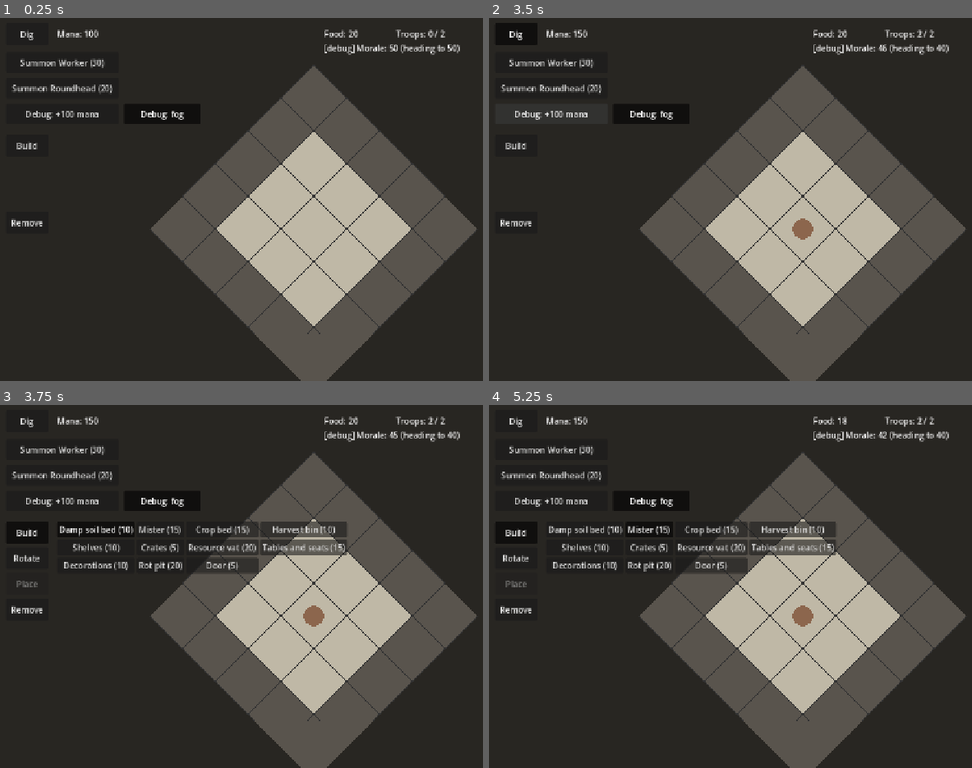
Above: before the commit, frames 1-4 (two rows, left to right).
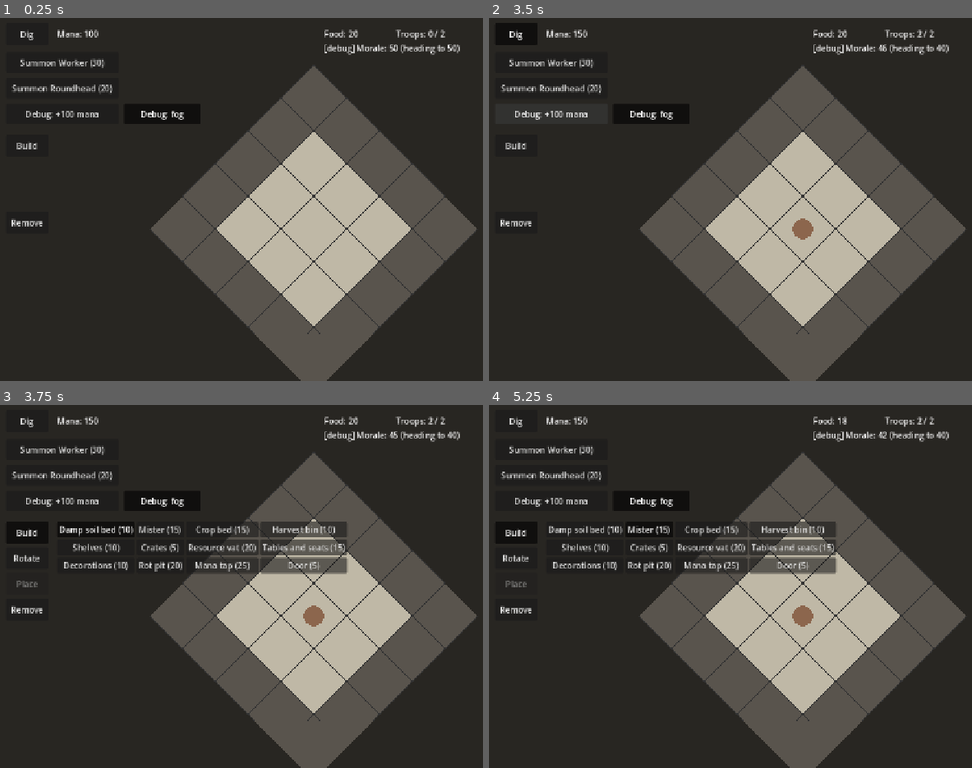
Above: after the commit, the same moments.

Repository: SirSizzle24/mazelord
Game: Godot game, scene res://Scenes/main.tscn
Two runs of this game, one before a commit and one after it. Both use one fixed random seed, a clock stepped at 60 frames per second and the inputs below.
Inputs:
- Up to frame 1 (0.25 s): no input
- Up to frame 2 (3.5 s): click "Dig" at 0.5 s; click "Summon Worker (30)" at 1.25 s; click "Summon Roundhead (20)" at 2 s; click "Debug: +100 mana" at 2.75 s
- Up to frame 3 (3.75 s): click "Build" at 3.5 s
- Up to frame 4 (5.25 s): click "Damp soil bed (10)" at 4.25 s; click "Mister (15)" at 5 s

Frames 1-2 are identical in both runs. In frame 3, 0.9% of the frame differs, in the area x 40-73%, y 41-47%; in frame 4, 0.9%.

Commit message:
Mana deposits tapped in rooms with doors; monster lair markers

Diff:
--- a/scripts/build_controller.gd
+++ b/scripts/build_controller.gd
@@ -104,15 +104,15 @@
 		place_button.disabled = true
 		return
 	var item: Dictionary = dungeon.FURNISHINGS[selected_id]
-	var fits: bool = grid.can_place(preview_tile, _current_size())
+	var fits: bool = grid.can_place(preview_tile, _current_size(), item.get("needs_deposit", false))
 	grid.set_preview(preview_tile, _current_size(), item["color"], fits)
 	place_button.disabled = not (fits and dungeon.mana >= item["cost"])
 
 
 func _on_place_pressed() -> void:
 	var item: Dictionary = dungeon.FURNISHINGS[selected_id]
-	if not grid.can_place(preview_tile, _current_size()):
-		return  # not all floor, or something's already there
+	if not grid.can_place(preview_tile, _current_size(), item.get("needs_deposit", false)):
+		return  # not all floor, something's already there, or it needs a deposit
 	if not dungeon.try_spend(item["cost"]):
 		return  # can't afford it
 	grid.place_blueprint(selected_id, preview_tile, _current_size(), item["color"], item.get("blocks", true), rotation_steps)
--- a/scripts/dungeon.gd
+++ b/scripts/dungeon.gd
@@ -22,6 +22,8 @@
 	"tables": {"name": "Tables and seats", "size": Vector2i(2, 2), "cost": 15, "color": Color(0.70, 0.45, 0.30)},
 	"decorations": {"name": "Decorations", "size": Vector2i(1, 1), "cost": 10, "color": Color(0.85, 0.40, 0.60)},
 	"rot_pit": {"name": "Rot pit", "size": Vector2i(2, 2), "cost": 20, "color": Color(0.30, 0.35, 0.20)},
+	"mana_tap": {"name": "Mana tap", "size": Vector2i(1, 1), "cost": 25, "color": Color(0.55, 0.85, 1.0),
+		"needs_deposit": true},
 	"door": {"name": "Door", "size": Vector2i(1, 1), "cost": 5, "color": Color(0.50, 0.30, 0.15), "blocks": false},
 }
 
@@ -41,6 +43,8 @@
 const FARM_INTERVAL := 10.0  # seconds between harvests
 const FOOD_PER_CROP_BED := 1  # food each crop bed in a farm adds per harvest
 const EAT_INTERVAL := 20.0  # seconds between meals; each troop eats 1 food per meal
+const MANA_INTERVAL := 5.0  # seconds between mana harvests from taps
+const MANA_PER_TAP := 2  # mana each working tap adds per harvest
 
 # Morale settles toward a target set by the dungeon; events push it away, and it drifts back.
 # All placeholders to tune.
@@ -65,6 +69,7 @@
 var food := 20
 var morale := BASE_MORALE
 var farm_timer := 0.0
+var mana_timer := 0.0
 # Meals start out of step with harvests, so the two never land on the same frame and hide each other
 # on the food display (troops seemed to stop eating when a harvest cancelled out a meal).
 var eat_timer := EAT_INTERVAL - FARM_INTERVAL / 2.0
@@ -79,6 +84,13 @@
 		var grown: int = rooms.count_items("farm", "crop_bed") * FOOD_PER_CROP_BED
 		if grown > 0:
 			add_food(grown)
+
+	mana_timer += delta
+	if mana_timer >= MANA_INTERVAL:
+		mana_timer -= MANA_INTERVAL
+		var tapped: int = rooms.count_working_taps() * MANA_PER_TAP
+		if tapped > 0:
+			add_mana(tapped)
 
 	eat_timer += delta
 	if eat_timer >= EAT_INTERVAL:
--- a/scripts/grid.gd
+++ b/scripts/grid.gd
@@ -17,6 +17,8 @@
 const FLOOR_COLOR := Color(0.75, 0.72, 0.65)
 const LINE_COLOR := Color(0.2, 0.2, 0.2)
 const MARKED_COLOR := Color(0.55, 0.38, 0.25)  # rock marked for digging
+const DEPOSIT_COLOR := Color(0.30, 0.75, 0.95)  # a mana deposit, in rock or on open floor
+const LAIR_COLOR := Color(0.80, 0.15, 0.15)  # a monster lair (a marker until combat exists)
 
 # Cave generation. The map is new every game; each run prints its seed so a map can be replayed.
 const FIXED_SEED := 0  # set to a printed seed to get that exact map again (0 = new map every run)
@@ -25,6 +27,10 @@
 const MIN_POCKET := 6  # caves smaller than this many tiles are filled in as rock
 const START_CENTER := Vector2i(30, 30)
 const SAFE_RADIUS := 7  # solid rock kept around the start, so the first passage takes some digging
+const DEPOSIT_COUNT := 8  # mana deposits scattered through caves and rock
+const LAIR_COUNT := 3  # monster lairs, placed only in larger caves
+const LAIR_MIN_CAVE := 25  # caves smaller than this many tiles don't get lairs
+const FEATURE_MIN_DISTANCE := 12  # deposits and lairs stay at least this far from the start
 
 const BUILD_TIME := 2.0  # seconds of work to build a furnishing
 const SOLID_AT := 0.5  # fraction built at which a blocking furnishing starts blocking movement
@@ -37,6 +43,8 @@
 var furnishings: Array = []  # each one: {"id", "origin", "size", "color", "blocks", "progress", "solid", "built"}
 var occupied: Dictionary = {}  # tile -> the furnishing covering it
 var claimed: Dictionary = {}  # job tile -> the worker doing it, so two workers don't take the same job
+var deposits: Dictionary = {}  # mana deposit tiles (used as a set)
+var lairs: Dictionary = {}  # monster lair tiles (used as a set)
 var starting_room: Array[Vector2i] = []  # the pre-dug room's tiles; the fog keeps it lit
 var preview: Dictionary = {}  # the item about to be placed: {"origin", "size", "color", "valid"}, or empty
 var nav_region := NavigationRegion2D.new()  # holds the walkable shape for units
@@ -99,8 +107,9 @@
 			if Vector2i(x, y).distance_to(START_CENTER) <= SAFE_RADIUS:
 				tiles[x][y] = Tile.ROCK
 
-	# 4. Fill in caves too small to matter.
+	# 4. Fill in caves too small to matter, and keep the rest for placing lairs.
 	var seen: Dictionary = {}
+	var big_caves: Array = []
 	for x in GRID_WIDTH:
 		for y in GRID_HEIGHT:
 			var start := Vector2i(x, y)
@@ -110,6 +119,26 @@
 			if cave.size() < MIN_POCKET:
 				for tile in cave:
 					tiles[tile.x][tile.y] = Tile.ROCK
+			elif cave.size() >= LAIR_MIN_CAVE:
+				big_caves.append(cave)
+
+	# 5. Mana deposits anywhere away from the start, in caves or in the rock.
+	while deposits.size() < DEPOSIT_COUNT:
+		var tile := Vector2i(rng.randi_range(1, GRID_WIDTH - 2), rng.randi_range(1, GRID_HEIGHT - 2))
+		if tile.distance_to(START_CENTER) >= FEATURE_MIN_DISTANCE:
+			deposits[tile] = true
+
+	# 6. Monster lairs on open floor in the larger caves, one cave each where possible.
+	var tries := 0
+	while lairs.size() < LAIR_COUNT and not big_caves.is_empty() and tries < 200:
+		tries += 1  # a safety limit, in case no spot fits
+		var cave: Array = big_caves[rng.randi_range(0, big_caves.size() - 1)]
+		var tile: Vector2i = cave[rng.randi_range(0, cave.size() - 1)]
+		if tile.distance_to(START_CENTER) >= FEATURE_MIN_DISTANCE and not deposits.has(tile):
+			lairs[tile] = true
+			if big_caves.size() > LAIR_COUNT - lairs.size():
+				big_caves.erase(cave)  # spread lairs across caves while there are enough caves
+
 	nav_dirty = true
 
 
@@ -195,9 +224,12 @@
 
 
 ## True if every tile under the footprint is open floor with nothing on it.
-func can_place(origin: Vector2i, size: Vector2i) -> bool:
+## needs_deposit is for items like the mana tap, which can only stand on a mana deposit.
+func can_place(origin: Vector2i, size: Vector2i, needs_deposit: bool = false) -> bool:
 	for tile in footprint(origin, size):
 		if not is_floor(tile) or occupied.has(tile):
+			return false
+		if needs_deposit and not deposits.has(tile):
 			return false
 	return true
 
@@ -360,12 +392,7 @@
 	for x in GRID_WIDTH:
 		for y in GRID_HEIGHT:
 			var shape := diamond(Vector2i(x, y))
-			var color: Color = FLOOR_COLOR
-			if marked.has(Vector2i(x, y)):
-				color = MARKED_COLOR
-			elif tiles[x][y] == Tile.ROCK:
-				color = ROCK_COLOR
-			draw_colored_polygon(shape, color)
+			draw_colored_polygon(shape, _ground_color(Vector2i(x, y)))
 
 			var outline := shape.duplicate()
 			outline.append(shape[0])  # back to the first corner to close the shape
@@ -392,8 +419,17 @@
 func tile_color(tile: Vector2i) -> Color:
 	if occupied.has(tile) and occupied[tile]["built"]:
 		return occupied[tile]["color"]
+	return _ground_color(tile)
+
+
+## The color of the ground itself: marks first, then deposits and lairs, then rock or floor.
+func _ground_color(tile: Vector2i) -> Color:
 	if marked.has(tile):
 		return MARKED_COLOR
+	if deposits.has(tile):
+		return DEPOSIT_COLOR if tiles[tile.x][tile.y] == Tile.FLOOR else DEPOSIT_COLOR.darkened(0.35)
+	if lairs.has(tile):
+		return LAIR_COLOR
 	if tiles[tile.x][tile.y] == Tile.ROCK:
 		return ROCK_COLOR
 	return FLOOR_COLOR
--- a/scripts/rooms.gd
+++ b/scripts/rooms.gd
@@ -7,7 +7,7 @@
 @export var camera: Camera2D
 @export var room_label: Label
 
-var rooms: Array = []  # each room: {"tiles": tile -> true, "type": room type id or "", "bounds": Rect2}
+var rooms: Array = []  # each room: {"tiles", "type" (or ""), "bounds", "has_door"}
 var rooms_dirty := true  # re-check rooms on the next frame
 
 
@@ -34,7 +34,8 @@
 			if seen.has(start) or not grid.is_floor(start) or grid.is_door(start):
 				continue
 			var room_tiles := _flood_fill(start, seen)
-			rooms.append({"tiles": room_tiles, "type": _room_type(room_tiles), "bounds": _bounds(room_tiles)})
+			rooms.append({"tiles": room_tiles, "type": _room_type(room_tiles), "bounds": _bounds(room_tiles),
+				"has_door": _touches_door(room_tiles)})
 
 
 ## Every tile reachable from start without crossing rock or a door: a "flood fill", like a paint bucket tool.
@@ -52,6 +53,28 @@
 			seen[next] = true
 			to_visit.append(next)
 	return room_tiles
+
+
+## True if any of the room's tiles sits next to a finished door: the area is divided off.
+func _touches_door(room_tiles: Dictionary) -> bool:
+	for tile in room_tiles:
+		for offset in grid.NEIGHBORS:
+			if grid.is_door(tile + offset):
+				return true
+	return false
+
+
+## Finished mana taps in any room with a door. Room type doesn't matter, so a well can be
+## decorated however the player likes without losing production.
+func count_working_taps() -> int:
+	var total := 0
+	for room in rooms:
+		if not room["has_door"]:
+			continue
+		for furnishing in grid.furnishings:
+			if furnishing["built"] and furnishing["id"] == "mana_tap" and room["tiles"].has(furnishing["origin"]):
+				total += 1
+	return total
 
 
 ## The room type whose minimum set this room meets with the most matching items, or "" for none.
Not shown, added: scripts/job_dispatcher.gd.uid
